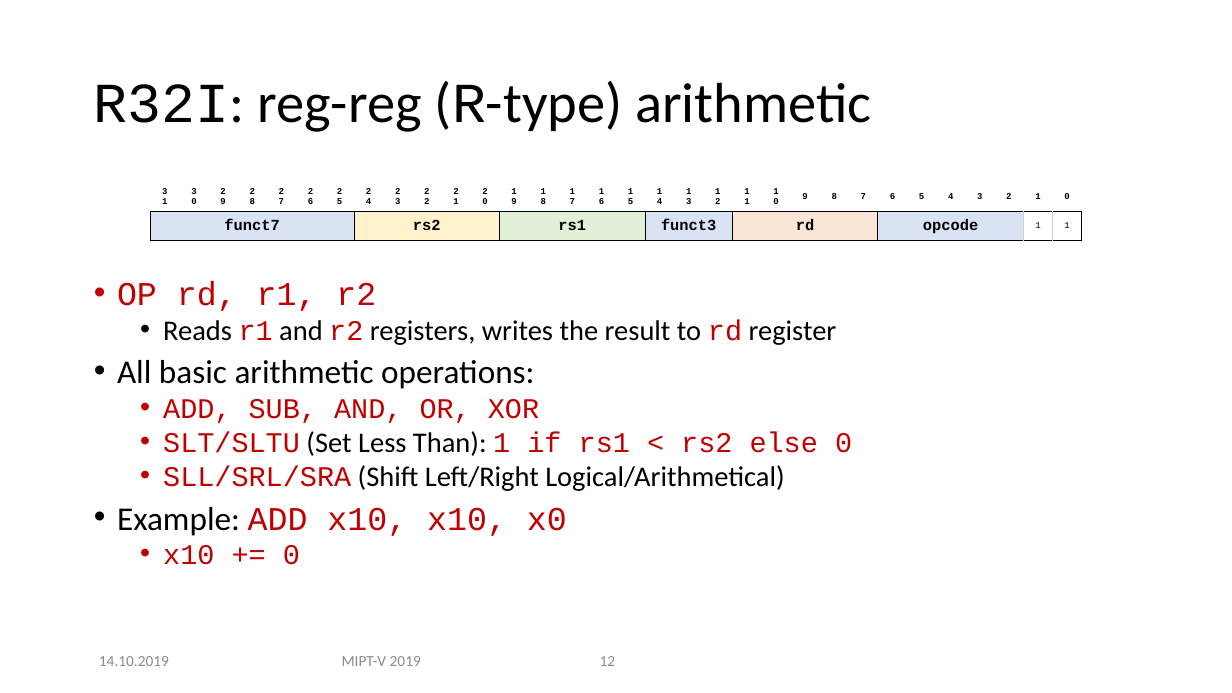
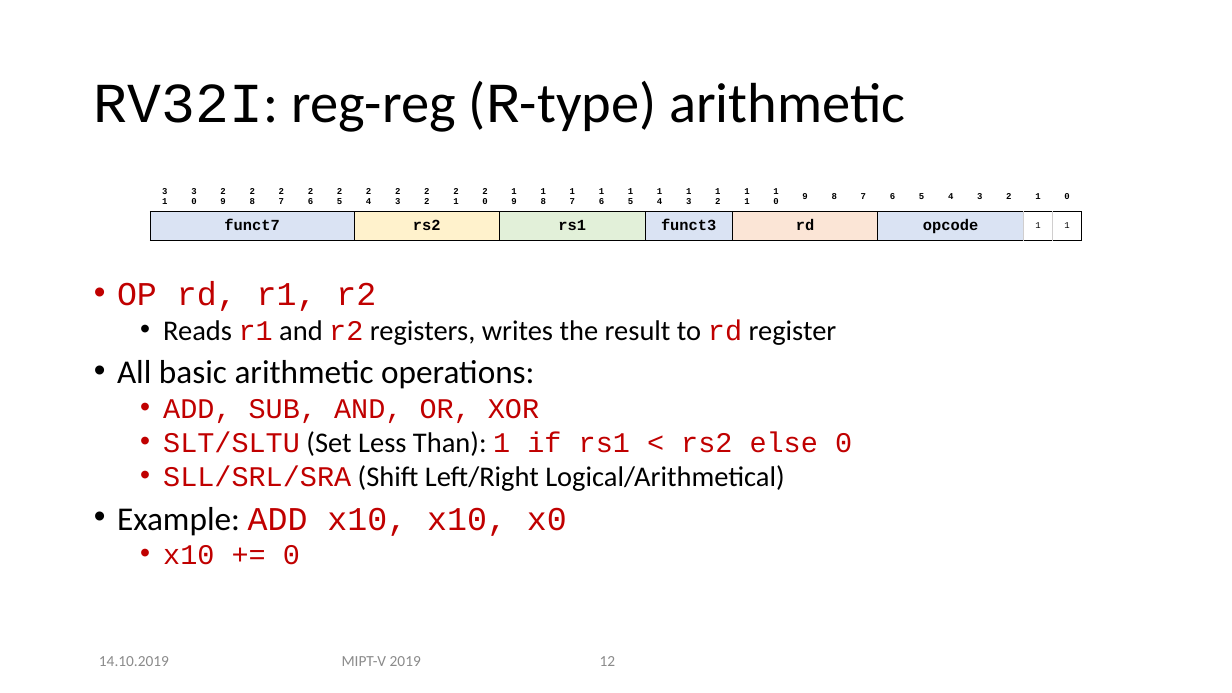
Before and after one commit to MIPT-ILab/ca-lectures, a slide deck: slide 12 of mipt-mips/2019/L4/Lecture 4 - RISC-V ISA NO AUDIO.pptx. Drawn at 1232x693 pixels with LibreOffice and Linux fonts; fonts in the diff are those of the drawing; background and template pictures are left out. Boxes give left, top, right and bottom in pixels: in the first picture for what was removed or moved away, otherwise in the second. Text is boxed around its words. In the diff, an @@ line names an element or a change of style, - is before the commit and + after.

```diff
--- a/mipt-mips/2019/L4/Lecture 4 - RISC-V ISA NO AUDIO.pptx
+++ b/mipt-mips/2019/L4/Lecture 4 - RISC-V ISA NO AUDIO.pptx
@@ title at bbox=[94, 81, 905, 132]: text changed @@
-R32I: reg-reg (R-type) arithmetic
+RV32I: reg-reg (R-type) arithmetic
```
Also in this commit, not shown: 7 other slides changed.
